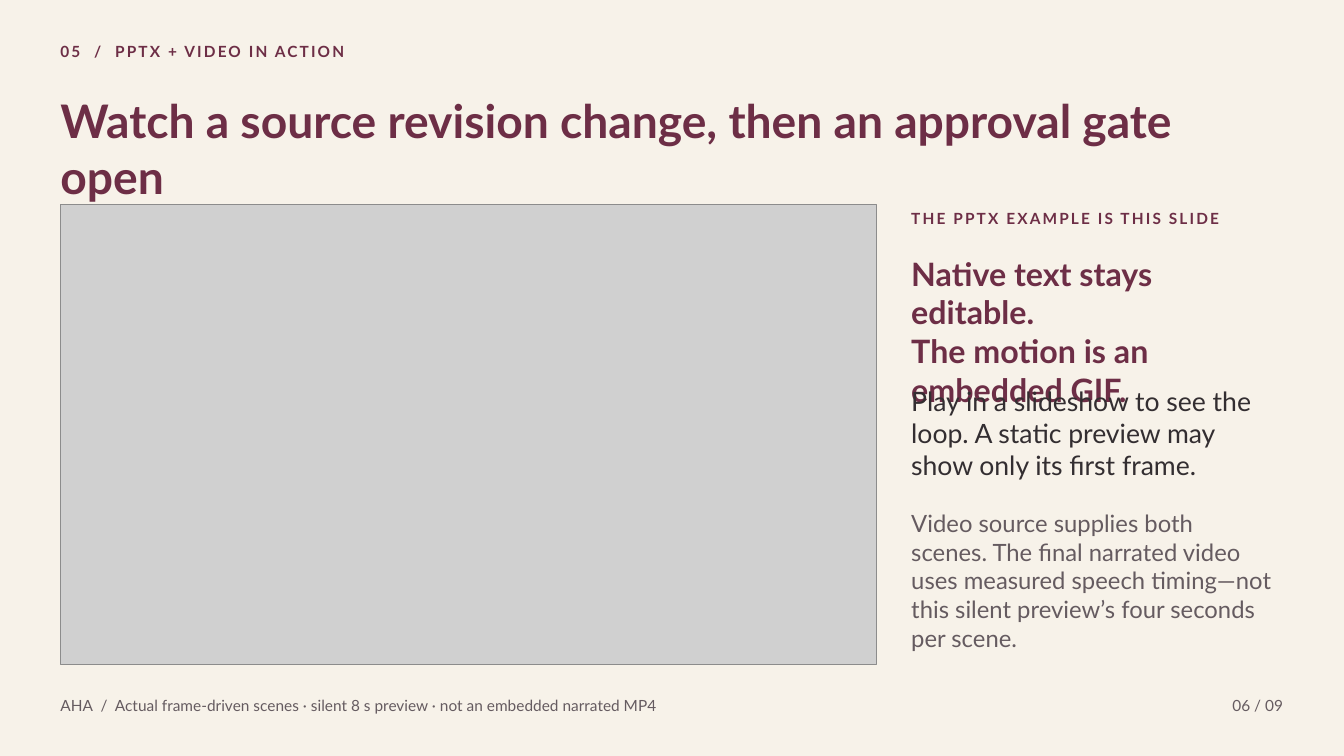
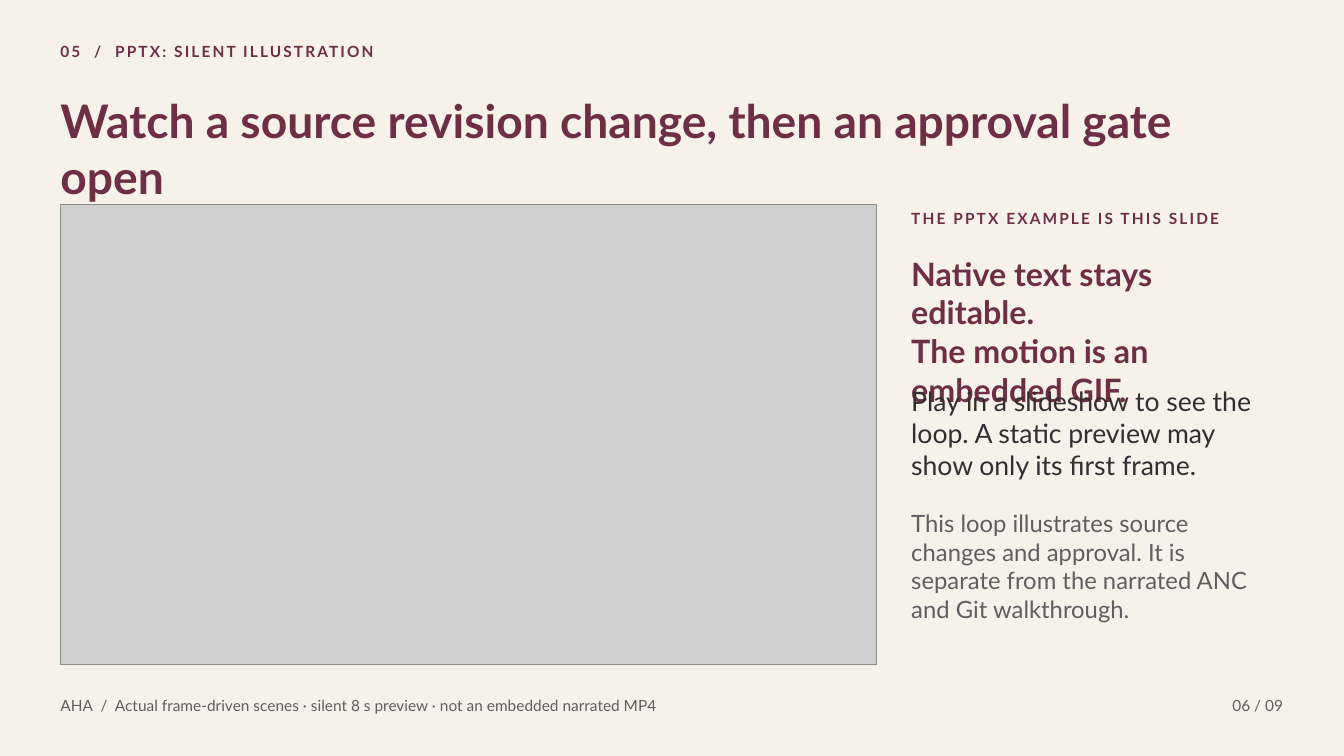
Before and after one commit to sawyer0x110/aha, a slide deck: slide 6 of examples/project-overview/overview.pptx. Drawn at 1344x756 pixels with LibreOffice and Linux fonts; fonts in the diff are those of the drawing; grey boxes stand for pictures. Boxes give left, top, right and bottom in pixels: in the first picture for what was removed or moved away, otherwise in the second. Text is boxed around its words. In the diff, an @@ line names an element or a change of style, - is before the commit and + after.

```diff
--- a/examples/project-overview/overview.pptx
+++ b/examples/project-overview/overview.pptx
@@ text at bbox=[60, 45, 344, 57]: text changed @@
-05 / PPTX + VIDEO IN ACTION
+05 / PPTX: SILENT ILLUSTRATION
@@ text at bbox=[911, 514, 1247, 623]: text changed @@
-Video source supplies both scenes. The final narrated video uses measured speech timing—not this silent preview’s four seconds per scene.
+This loop illustrates source changes and approval. It is separate from the narrated ANC and Git walkthrough.
```
Also in this commit, not shown: 29 other files.
